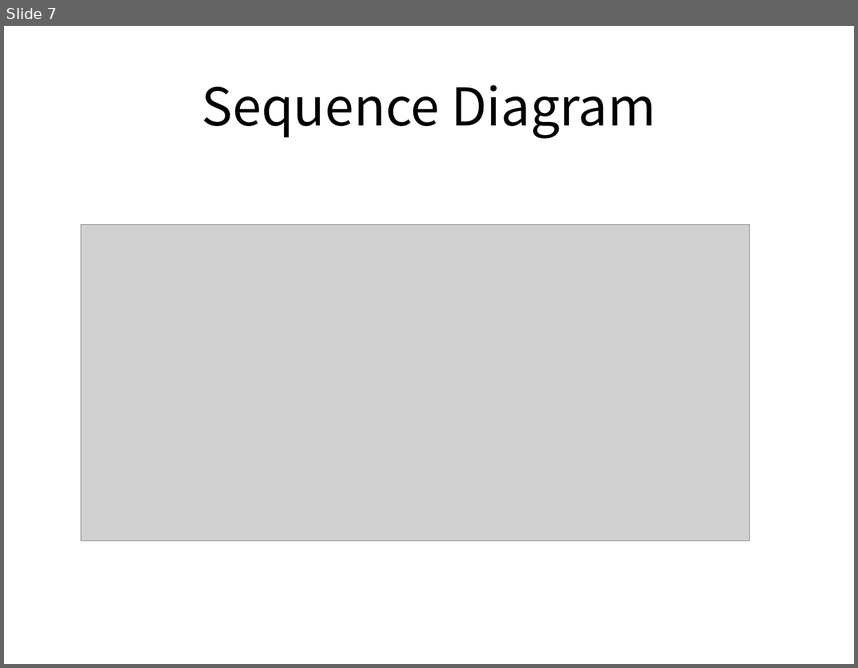
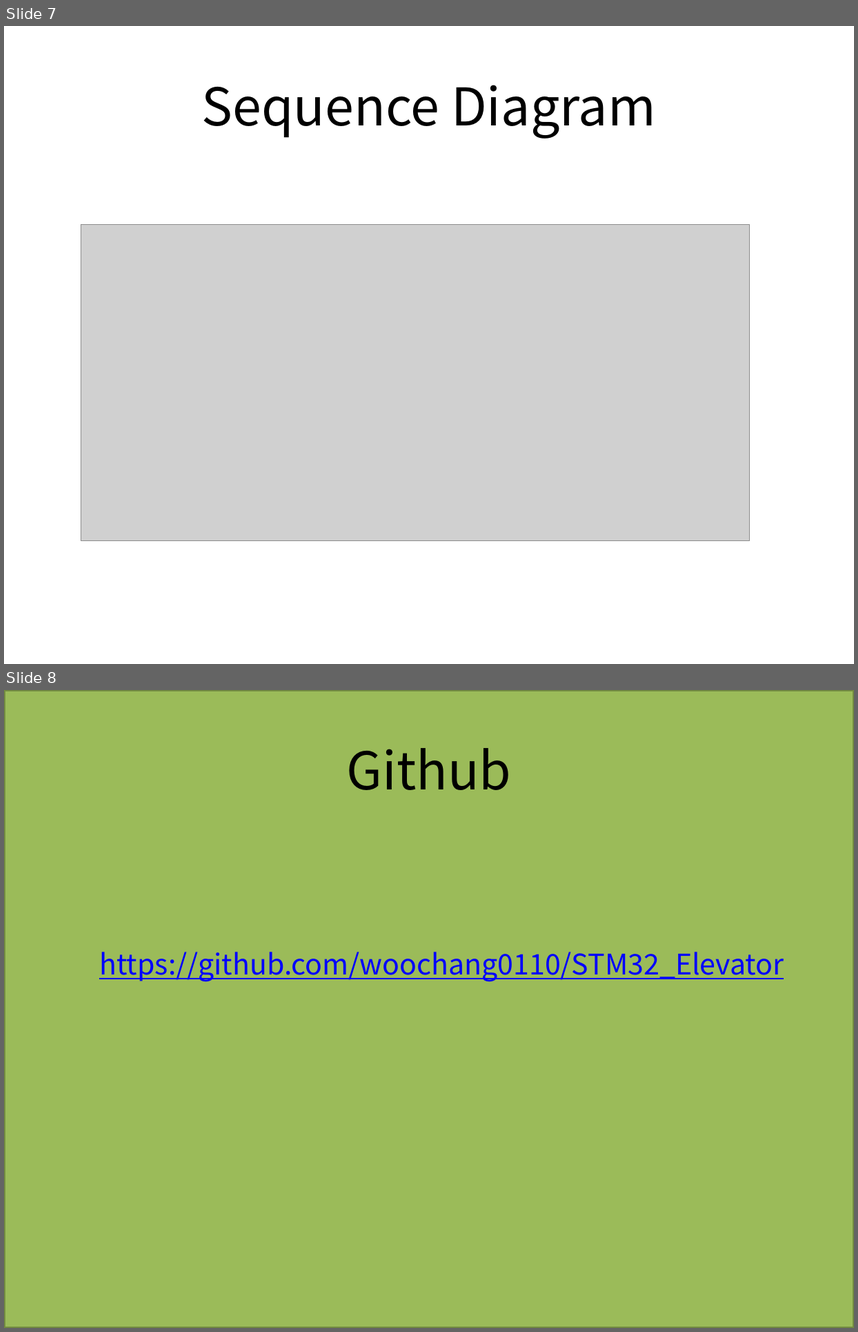
Before and after one commit to woochang0110/STM32_Elevator, a slide deck: Document/Elevator_ppt_final.pptx. Shown one above the other, each under a label of ours: slide 7 before the commit, slides 7 and 8 after it. The pictures are 858x668 and 858x1332 pixels, drawn with LibreOffice and Linux fonts; fonts in the diff are those of the drawing; grey boxes stand for pictures. Boxes give left, top, right and bottom in pixels: in the first picture for what was removed or moved away, otherwise in the second. Text is boxed around its words. In the diff, an @@ line names an element or a change of style, - is before the commit and + after.

```diff
--- a/Document/Elevator_ppt_final.pptx
+++ b/Document/Elevator_ppt_final.pptx
@@ slide 8 added at [4, 690, 854, 1328], background #FFFFFF @@
@@ rectangle added at [4, 690, 854, 1328], fill #9BBB59, outline #738A42 2 pt @@
@@ title added at [346, 748, 511, 790], 44 pt, text #000000 @@
+Github
@@ text added at [99, 952, 784, 982], 24 pt, text #0000FF, underline @@
+https://github.com/woochang0110/STM32_Elevator
```
Also in this commit, not shown: 2 slides changed, 1 other slide added, 1 slide removed, 5 other files.
